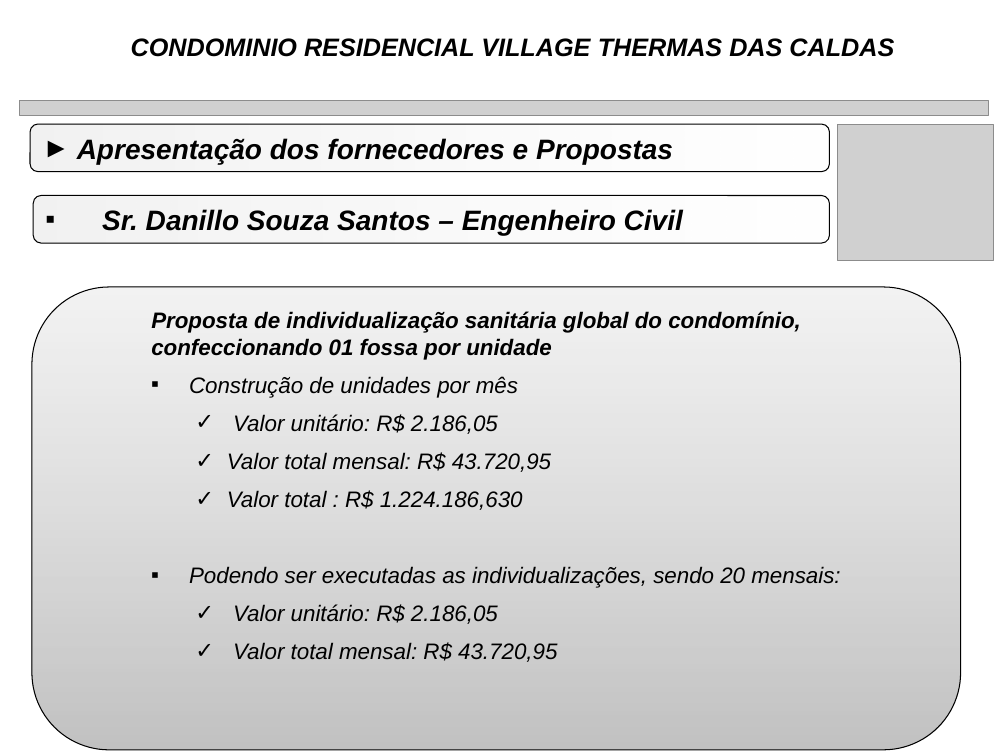
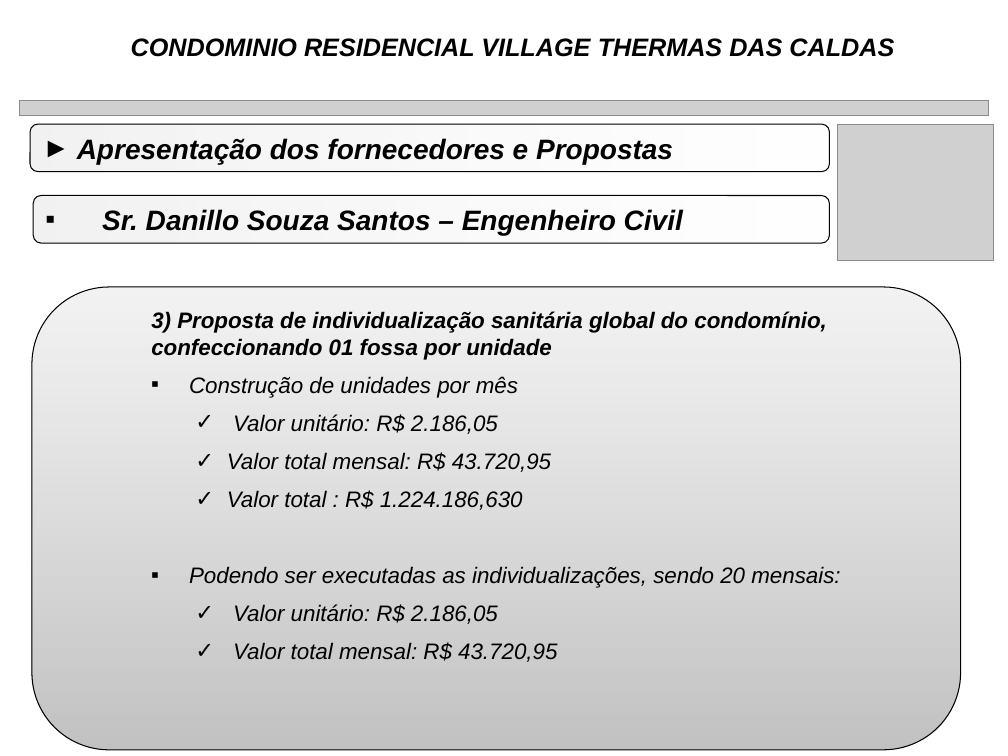
Before and after one commit to rwlc71/Village, a slide deck: slide 18 of Manutenção Village/FossaSepticas.pptx. Drawn at 1008x756 pixels with LibreOffice and Linux fonts; fonts in the diff are those of the drawing; grey boxes stand for pictures. Boxes give left, top, right and bottom in pixels: in the first picture for what was removed or moved away, otherwise in the second. Text is boxed around its words. In the diff, an @@ line names an element or a change of style, - is before the commit and + after.

```diff
--- a/Manutenção Village/FossaSepticas.pptx
+++ b/Manutenção Village/FossaSepticas.pptx
@@ text at (151,311,827,360): text changed @@
-  Proposta de individualização sanitária global do condomínio, confeccionando 01 fossa por unidade
+  3) Proposta de individualização sanitária global do condomínio, confeccionando 01 fossa por unidade
```
Also in this commit, not shown: 16 other slides changed.
